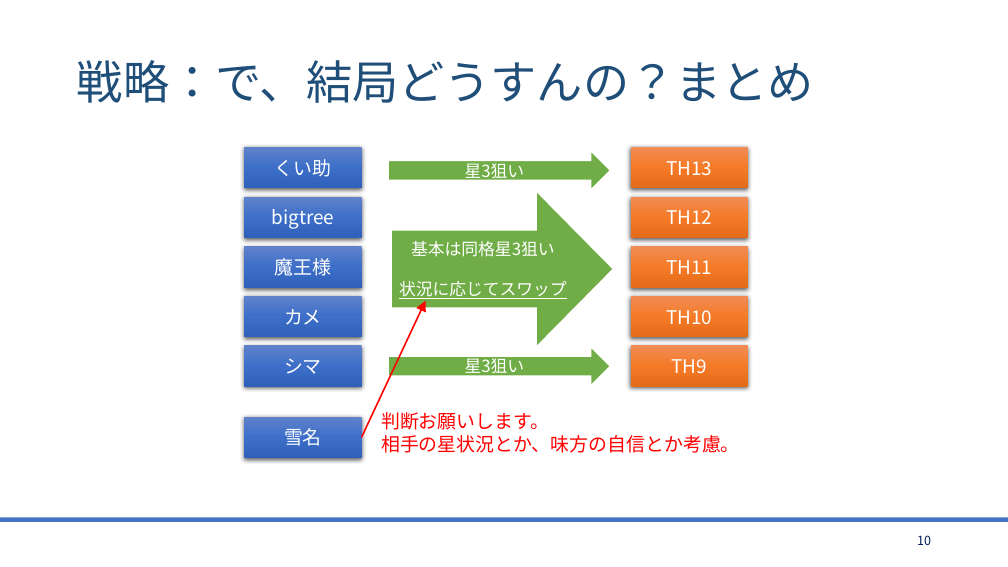
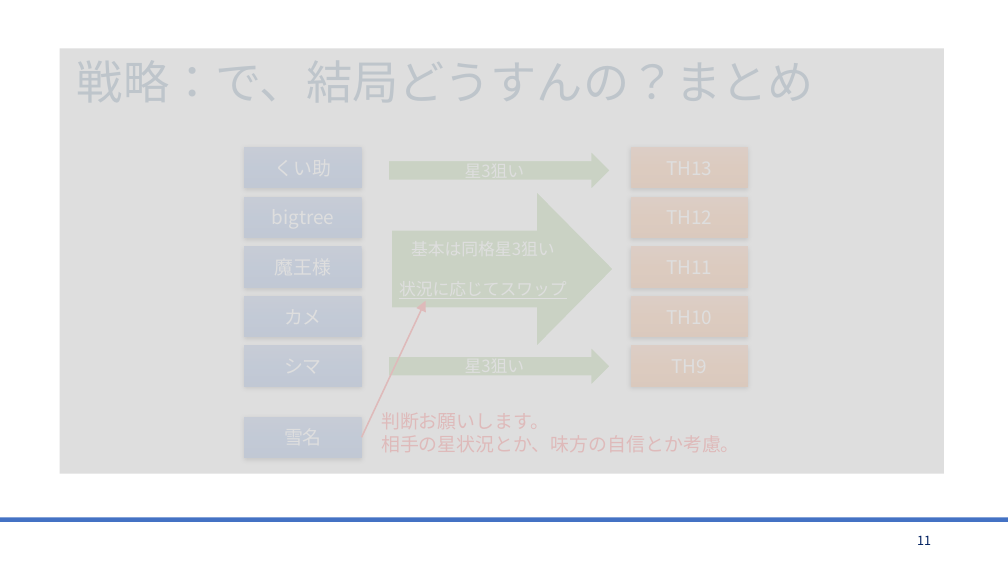
Before and after one commit to bigtreeCoC/documents, a slide deck: slide 11 of CQC攻略.pptx (slide 10 before the commit). Drawn at 1008x567 pixels with LibreOffice and Linux fonts; fonts in the diff are those of the drawing. Boxes give left, top, right and bottom in pixels: in the first picture for what was removed or moved away, otherwise in the second. Text is boxed around its words. In the diff, an @@ line names an element or a change of style, - is before the commit and + after.

```diff
--- a/CQC攻略.pptx
+++ b/CQC攻略.pptx
@@ rectangle added at (x1=60, y1=48, x2=944, y2=474), fill #D9D9D9 at 86% opacity @@
@@ text in rectangle at (x1=275, y1=159, x2=332, y2=177): text removed @@
-くい助
@@ text in right arrow at (x1=465, y1=160, x2=525, y2=182): text removed @@
-星3狙い
@@ text in rectangle at (x1=666, y1=161, x2=712, y2=175): text removed @@
-TH13
@@ text in rectangle at (x1=272, y1=209, x2=335, y2=229): text removed @@
-bigtree
@@ text in rectangle at (x1=666, y1=210, x2=712, y2=224): text removed @@
-TH12
@@ text in rectangle at (x1=275, y1=258, x2=332, y2=276): text removed @@
-魔王様
@@ text in right arrow at (x1=399, y1=241, x2=566, y2=299): text removed @@
-基本は同格星3狙い
-状況に応じてスワップ
@@ text in rectangle at (x1=666, y1=260, x2=712, y2=274): text removed @@
-TH11
@@ text in rectangle at (x1=284, y1=309, x2=322, y2=325): text removed @@
-カメ
@@ text in rectangle at (x1=666, y1=310, x2=712, y2=324): text removed @@
-TH10
@@ text in rectangle at (x1=284, y1=358, x2=322, y2=374): text removed @@
-シマ
@@ text in right arrow at (x1=465, y1=355, x2=525, y2=377): text removed @@
-星3狙い
@@ text in rectangle at (x1=671, y1=359, x2=707, y2=373): text removed @@
-TH9
@@ text removed at (x1=381, y1=412, x2=740, y2=453) @@
-判断お願いします。
-相手の星状況とか、味方の自信とか考慮。
@@ text in rectangle at (x1=284, y1=428, x2=322, y2=446): text removed @@
-雪名
@@ page number at (x1=917, y1=535, x2=931, y2=545): text changed @@
-10
+11
```
Also in this commit, not shown: 8 other slides changed, 3 slides added, 1 other file.
